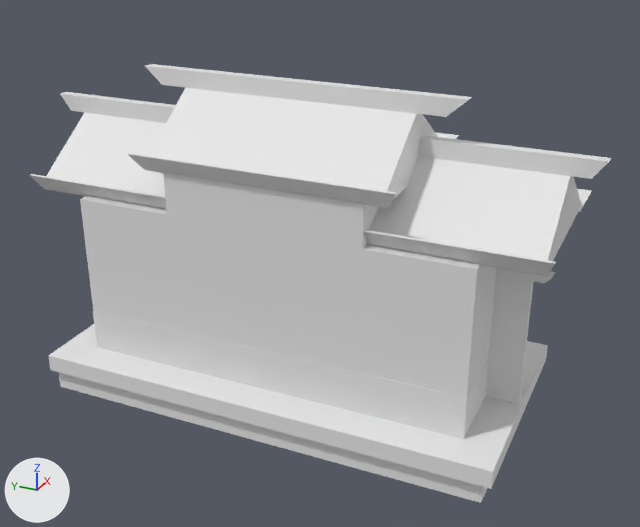
The Blender file Assets/Models/Shrine/SpiritShrine.blend: old version first, new version second.
The view is the same before and after, from a 50 mm lens placed at (-6.24, -3.0, 4.55), pointed at (-0.05, -0.21, 1.45). Lighting does not change. The marker at lower left points along +X, +Y and +Z.
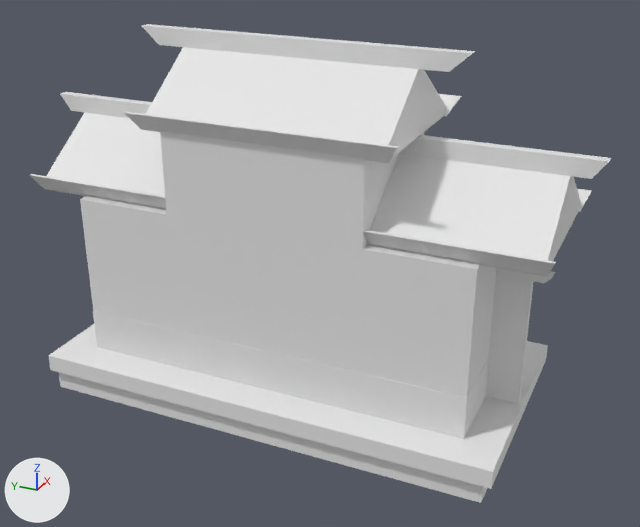
Commit message: Add New Shrines

What the commit changed:
me_cube_002 has 802 vertices, 800 faces and spans x -1.0..1.14, y -1.0..1.0, z 0.0..1.4.
me_cube_002 is used by ob_cube_002; location (-0.045, 0.0, 0.901); scale (0.652, 1.7, 1.0).
me_cube_002 part 1: all 22 vertices in x -1.0..1.08, y -0.5..0.5, z 1.4 are moved by (0.0, 0.0, 0.35).
Object 'Cube.003' (ob_cube_003) moves from (0.0, 0.0, 2.298) to (0.0, 0.0, 2.626).

Pixel boxes (x1, y1, x2, y2) of what changed, in the pictures (640 x 527 px; the box of a moved part takes in the faces that stretch with it):
'Cube.003', moved: before (128, 64, 472, 208); after (124, 24, 475, 163)
part 1 of me_cube_002, moved or reshaped: before (163, 173, 379, 249); after (160, 131, 424, 249)
